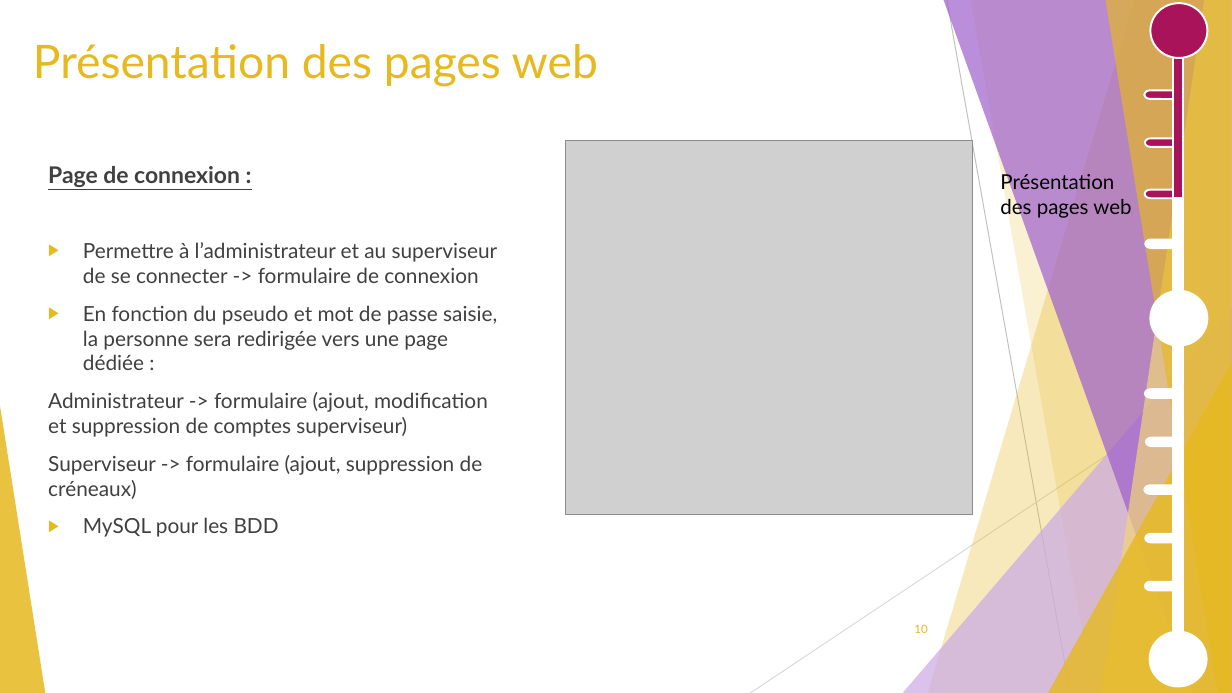
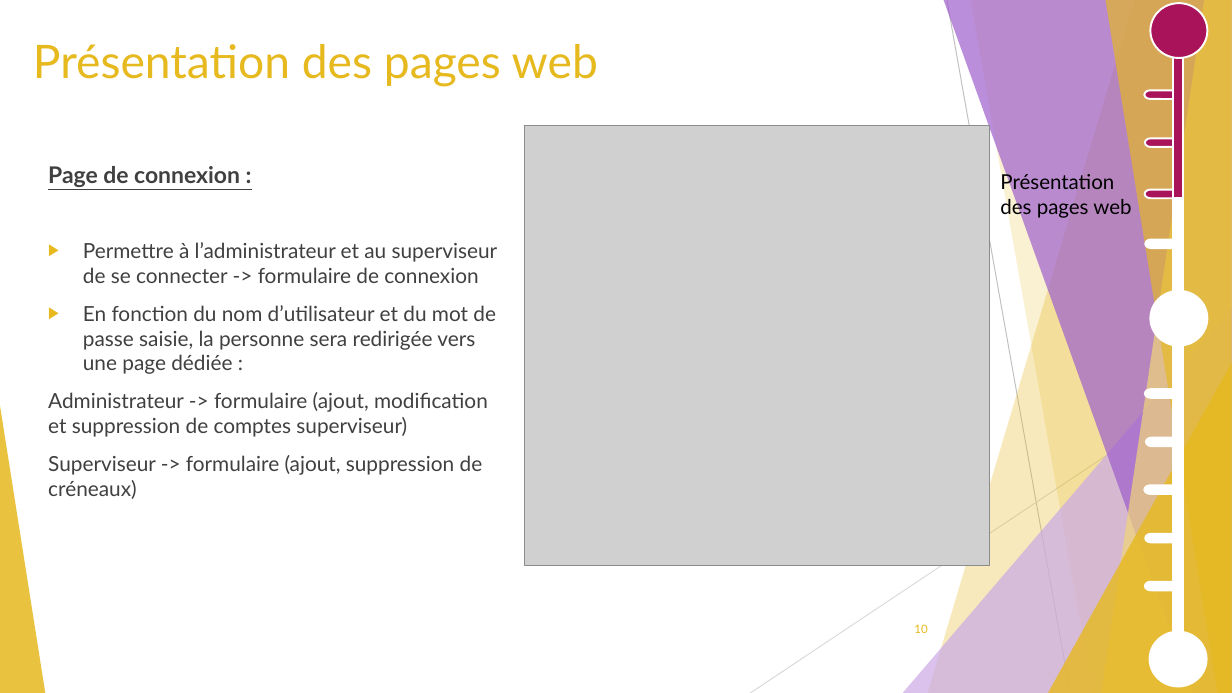
Before and after one commit to GuiguiMvn/Systeme-Escape-Game-Telethon, a slide deck: slide 10 of Cyril/Diapositives/Projet Théléton REVUE 2.pptx. Drawn at 1232x693 pixels with LibreOffice and Linux fonts; fonts in the diff are those of the drawing; grey boxes stand for pictures. Boxes give left, top, right and bottom in pixels: in the first picture for what was removed or moved away, otherwise in the second. Text is boxed around its words. In the diff, an @@ line names an element or a change of style, - is before the commit and + after.

```diff
--- a/Cyril/Diapositives/Projet Théléton REVUE 2.pptx
+++ b/Cyril/Diapositives/Projet Théléton REVUE 2.pptx
@@ picture: place and size @@
-picture at (566,140,973,514)
+picture at (525,126,990,566)
@@ text at (48,166,498,499): paragraph removed @@
-▶ MySQL pour les BDD
@@ text at (83,305,496,374): text changed @@
-▶ En fonction du pseudo et mot de passe saisie, la personne sera redirigée vers une page dédiée :
+▶ En fonction du nom d’utilisateur et du mot de passe saisie, la personne sera redirigée vers une page dédiée :
```
Also in this commit, not shown: 15 other slides changed, 3 slides removed, 3 other files.
